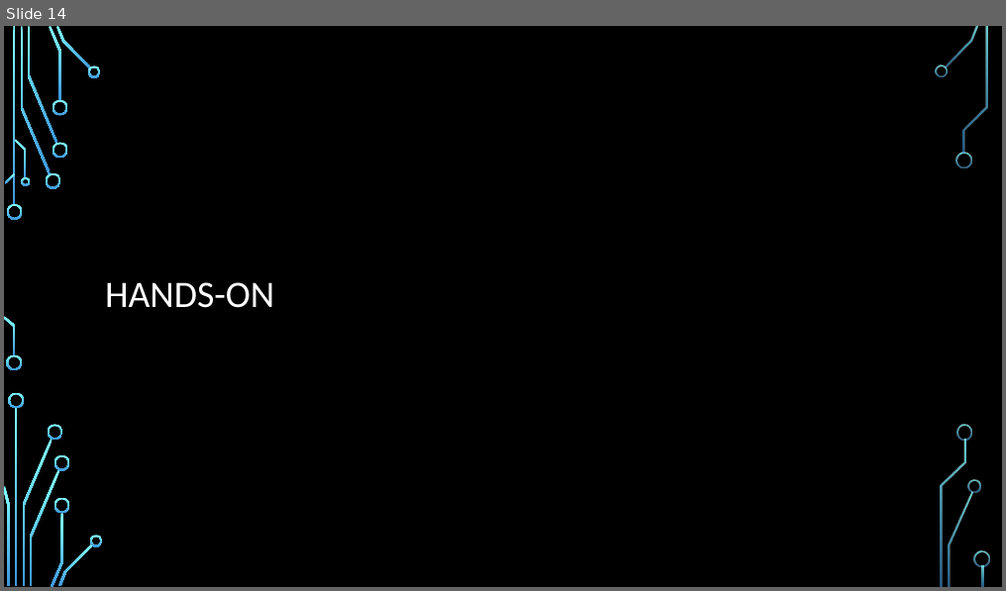
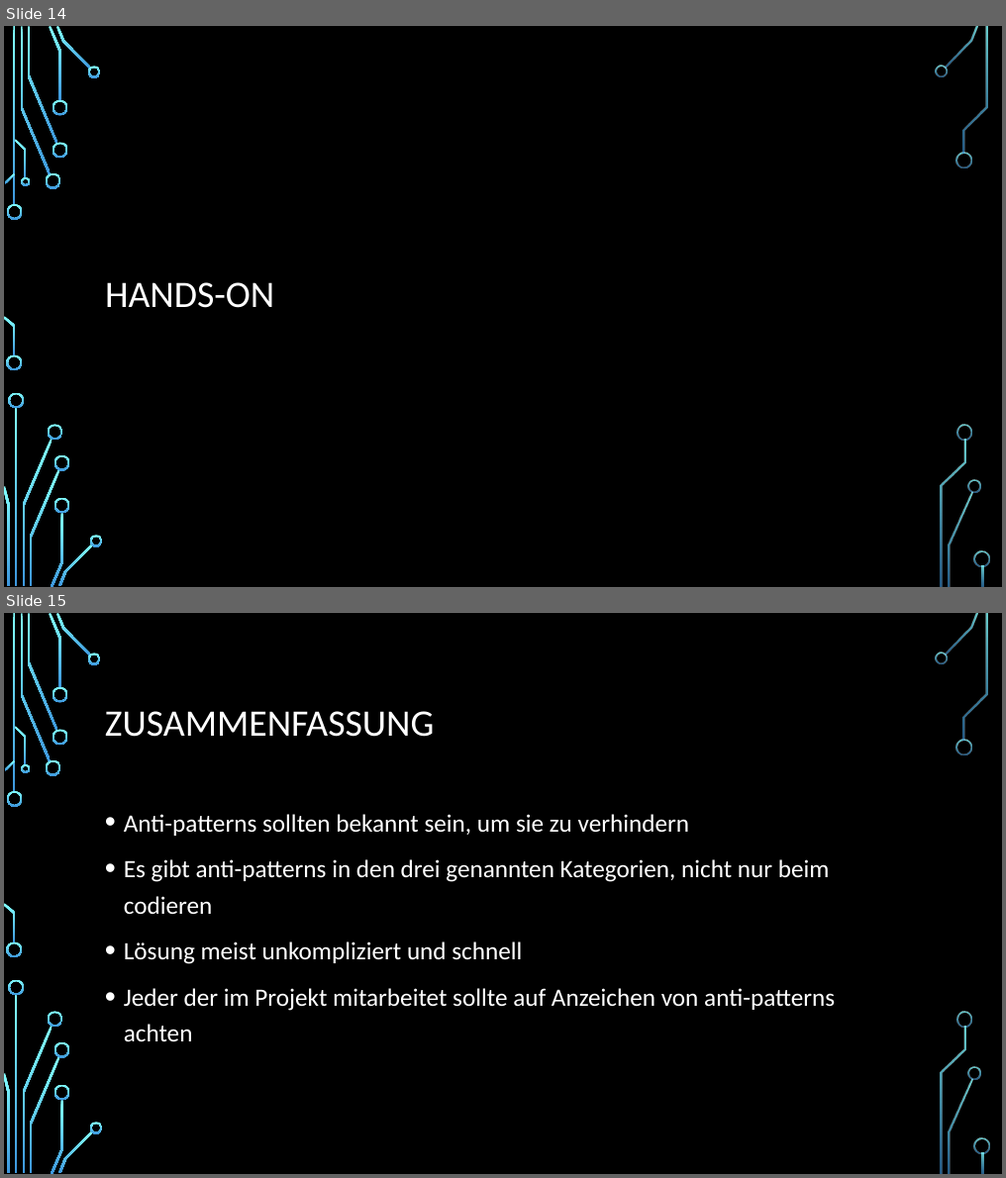
Before and after one commit to joshuaschu/E-Portfolio_Anti-Patterns, a slide deck: Anti-Patterns.pptx. Shown one above the other, each under a label of ours: slide 14 before the commit, slides 14 and 15 after it. The pictures are 1006x591 and 1006x1178 pixels, drawn with LibreOffice and Linux fonts; fonts in the diff are those of the drawing; background and template pictures are left out. Boxes give left, top, right and bottom in pixels: in the first picture for what was removed or moved away, otherwise in the second. Text is boxed around its words. In the diff, an @@ line names an element or a change of style, - is before the commit and + after.

```diff
--- a/Anti-Patterns.pptx
+++ b/Anti-Patterns.pptx
@@ slide 15 added at box(4, 613, 1002, 1174), background picture (left out); not listed: 36 template elements that a slide beside it also shows @@
@@ title added at box(105, 711, 434, 737), 36 pt, text #FFFFFF @@
+ZUSAMMENFASSUNG
@@ text added at box(124, 814, 835, 1042), 24 pt, text #FFFFFF @@
+• Anti-patterns sollten bekannt sein, um sie zu verhindern
+• Es gibt anti-patterns in den drei genannten Kategorien, nicht nur beim codieren
+• Lösung meist unkompliziert und schnell
+• Jeder der im Projekt mitarbeitet sollte auf Anzeichen von anti-patterns achten
```
Also in this commit, not shown: 4 slides changed.
